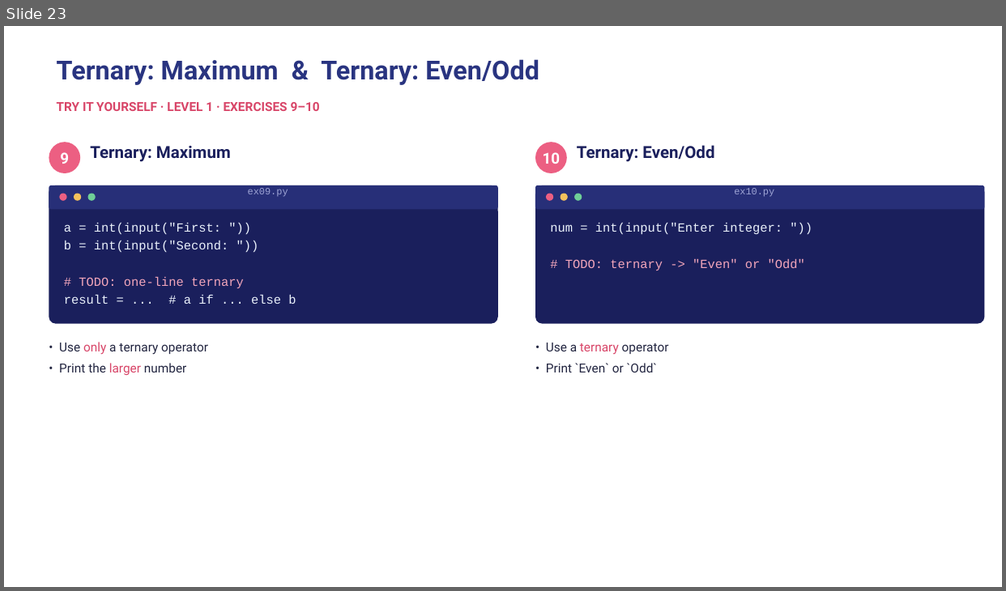
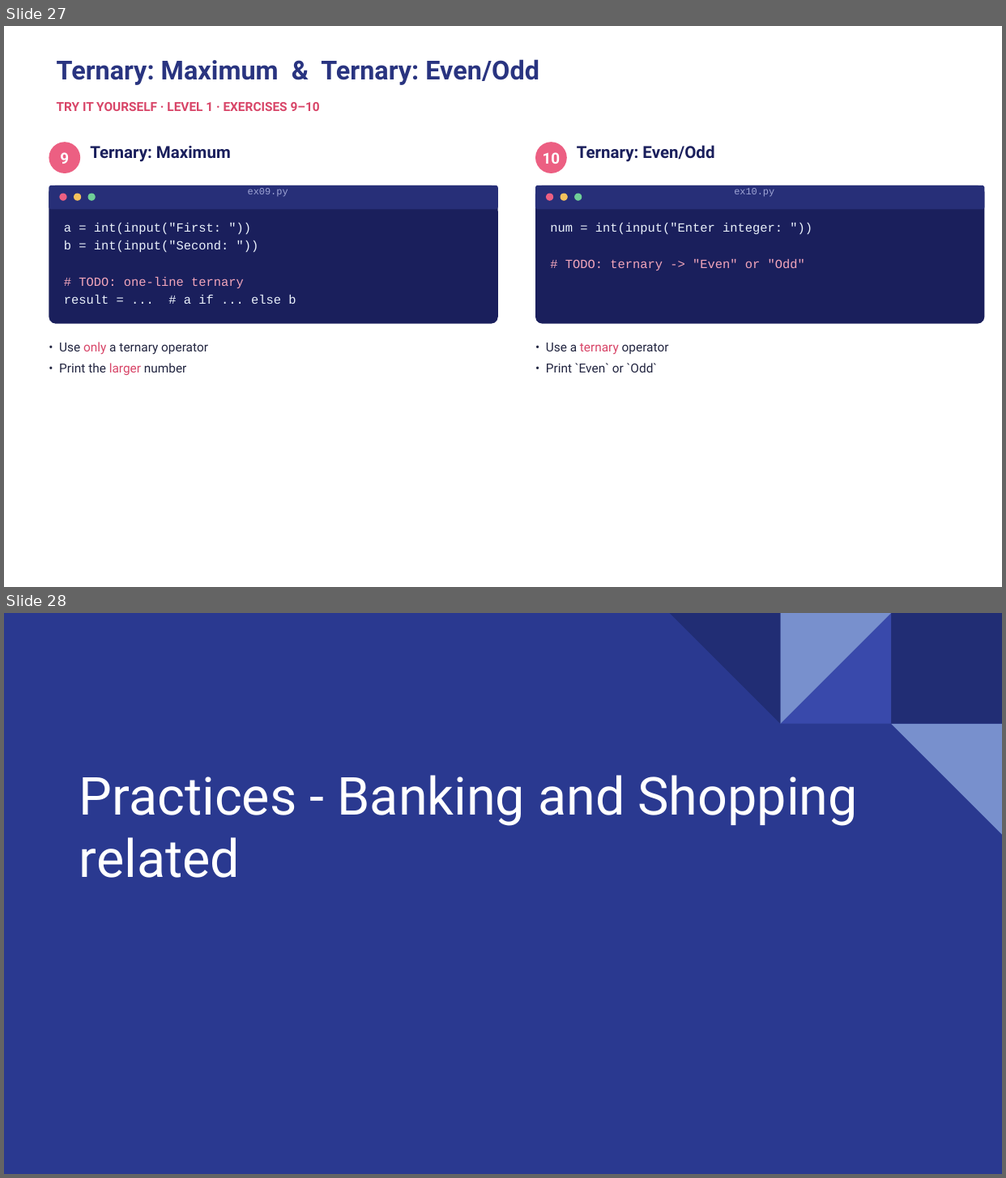
Before and after one commit to wg-training/wg-python-for-data-science-fundamental, a slide deck: slides/06 - Python Control Flows - Conditional Statement.pptx. Shown one above the other, each under a label of ours: slide 23 before the commit, slides 27 and 28 after it. The pictures are 1006x591 and 1006x1178 pixels, drawn with LibreOffice and Linux fonts; fonts in the diff are those of the drawing. Boxes give left, top, right and bottom in pixels: in the first picture for what was removed or moved away, otherwise in the second. Text is boxed around its words. In the diff, an @@ line names an element or a change of style, - is before the commit and + after.

```diff
--- a/slides/06 - Python Control Flows - Conditional Statement.pptx
+++ b/slides/06 - Python Control Flows - Conditional Statement.pptx
@@ slide 28 added at (4,613,1002,1174), background #2A3990 @@
@@ group added at (670,613,1002,835): 4 right triangles, 1 rectangle @@
@@ title added at (79,775,858,878), 37.8 pt, text #FFFFFF @@
+Practices - Banking and Shopping related
@@ what was slide 23 is now slide 27 @@
```
Also in this commit, not shown: 11 slides changed, 8 other slides added, 2 other files.
